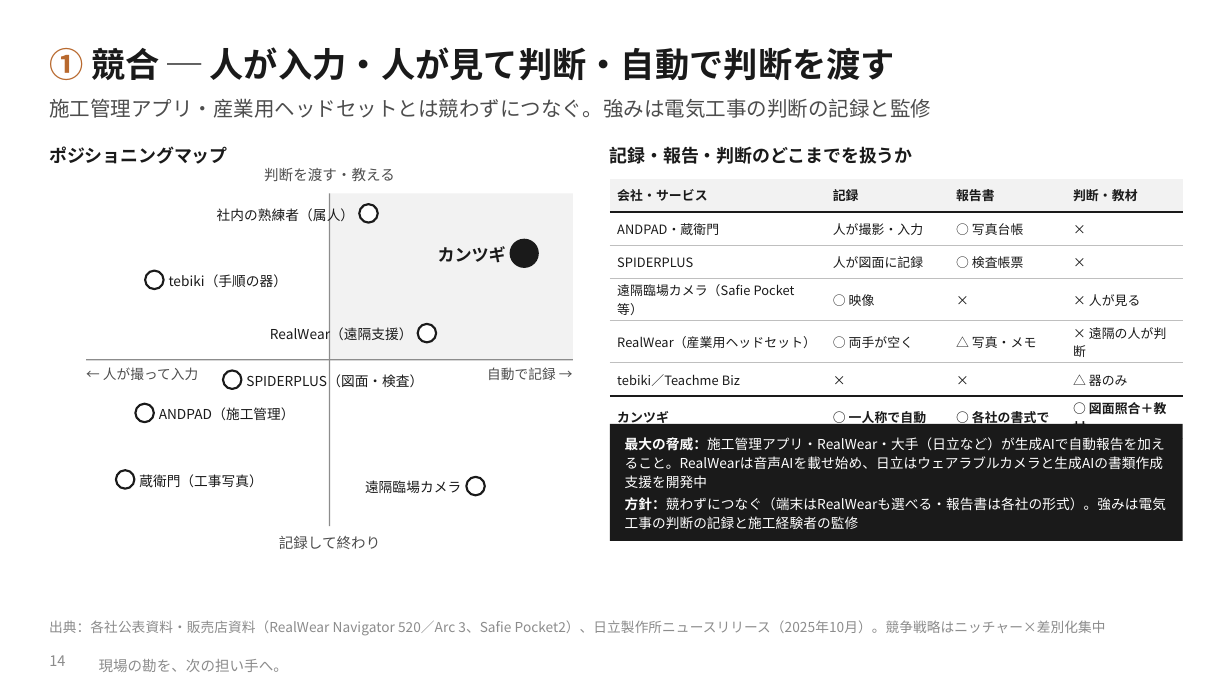
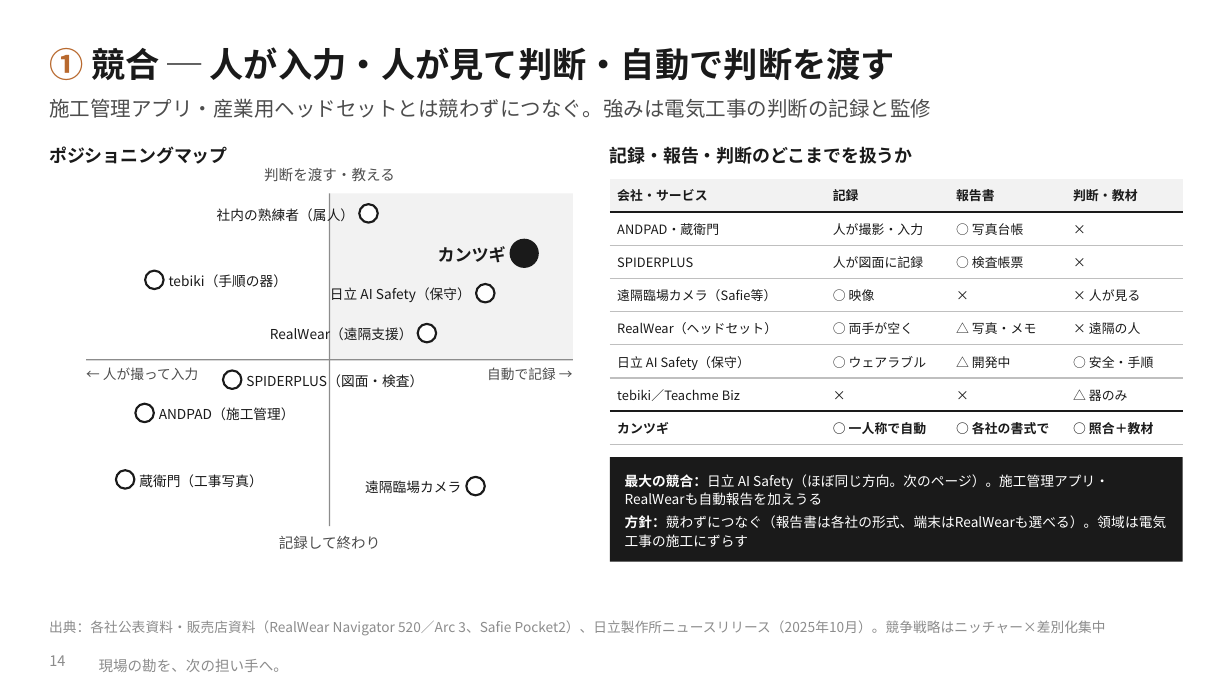
Before and after one commit to SEITOSHIKI/-ai-commute-audio-, a slide deck: slide 14 of deck/カンツギ_事業計画書_本編.pptx. Drawn at 1232x693 pixels with LibreOffice and Linux fonts; fonts in the diff are those of the drawing; background and template pictures are left out. Boxes give left, top, right and bottom in pixels: in the first picture for what was removed or moved away, otherwise in the second. Text is boxed around its words. In the diff, an @@ line names an element or a change of style, - is before the commit and + after.

```diff
--- a/deck/カンツギ_事業計画書_本編.pptx
+++ b/deck/カンツギ_事業計画書_本編.pptx
@@ table at bbox=[610, 179, 1183, 439] @@
-row 4: 遠隔臨場カメラ（Safie Pocket等） | ○ 映像 | × | × 人が見る
-row 5: RealWear（産業用ヘッドセット） | ○ 両手が空く | △ 写真・メモ | × 遠隔の人が判断
+row 4: 遠隔臨場カメラ（Safie等） | ○ 映像 | × | × 人が見る
+row 5: RealWear（ヘッドセット） | ○ 両手が空く | △ 写真・メモ | × 遠隔の人
+row 6: 日立 AI Safety（保守） | ○ ウェアラブル | △ 開発中 | ○ 安全・手順
-row 8, column 4: ○ 図面照合＋教材
+row 8, column 4: ○ 照合＋教材
@@ text added at bbox=[330, 287, 471, 302], 8 pt, text #1A1A1A @@
+日立 AI Safety（保守）
@@ ellipse added at bbox=[476, 285, 494, 303], fill #FFFFFF, outline #1A1A1A 1.25 pt @@
@@ rectangle: place and size @@
-rectangle at bbox=[610, 424, 1183, 541]
+rectangle at bbox=[610, 457, 1183, 562]
@@ text at bbox=[625, 474, 1167, 547]: text changed @@
-最大の脅威：施工管理アプリ・RealWear・大手（日立など）が生成AIで自動報告を加えること。RealWearは音声AIを載せ始め、日立はウェアラブルカメラと生成AIの書類作成支援を開発中
-方針：競わずにつなぐ（端末はRealWearも選べる・報告書は各社の形式）。強みは電気工事の判断の記録と施工経験者の監修
+最大の競合：日立 AI Safety（ほぼ同じ方向。次のページ）。施工管理アプリ・RealWearも自動報告を加えうる
+方針：競わずにつなぐ（報告書は各社の形式、端末はRealWearも選べる）。領域は電気工事の施工にずらす
```
Also in this commit, not shown: 8 other slides changed, 1 slide added, 12 other files.
